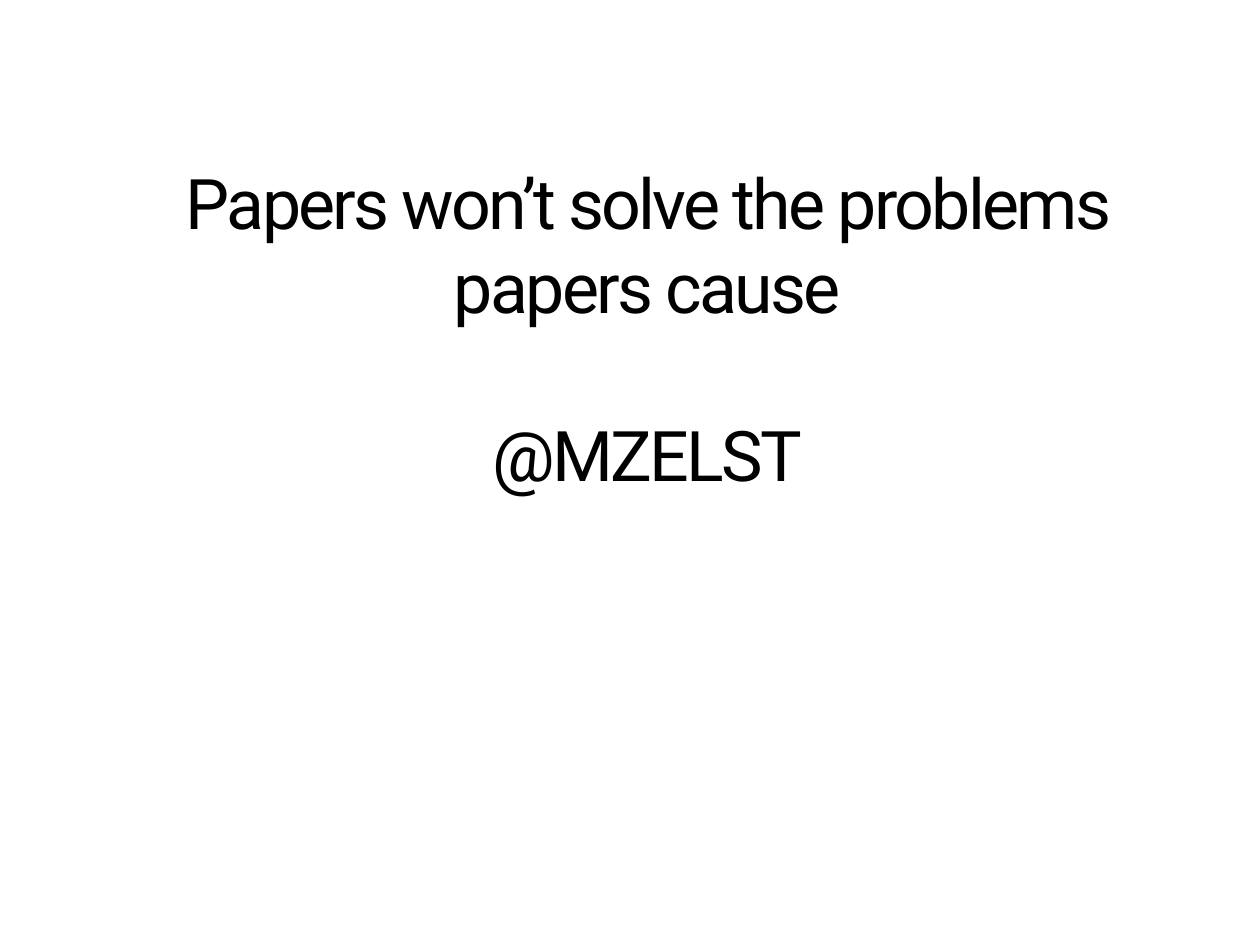
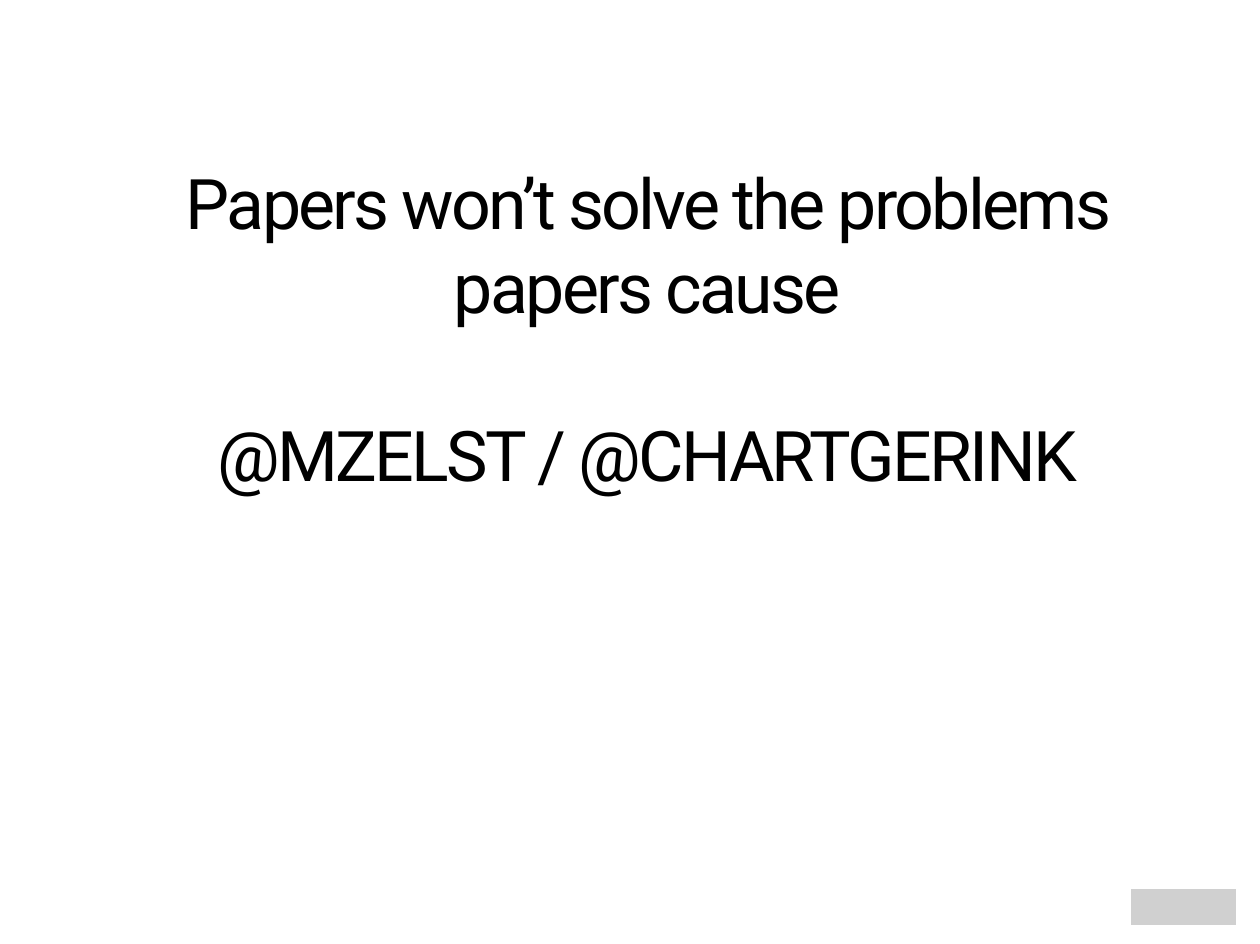
Before and after one commit to mzelst/talks, a slide deck: slide 27 of 2017/20171101 tu_chemnitz/20171101 tu_chemnitz.odp. Drawn at 1260x944 pixels with LibreOffice and Linux fonts; fonts in the diff are those of the drawing; grey boxes stand for pictures. Boxes give left, top, right and bottom in pixels: in the first picture for what was removed or moved away, otherwise in the second. Text is boxed around its words. In the diff, an @@ line names an element or a change of style, - is before the commit and + after.

```diff
--- a/2017/20171101 tu_chemnitz/20171101 tu_chemnitz.odp
+++ b/2017/20171101 tu_chemnitz/20171101 tu_chemnitz.odp
@@ text at (217, 430, 1077, 497): text changed @@
-@MZELST
+@MZELST / @CHARTGERINK
@@ picture added at (1131, 889, 1236, 925) @@
```
Also in this commit, not shown: 13 other slides changed, 1 slide removed, 1 other file.
